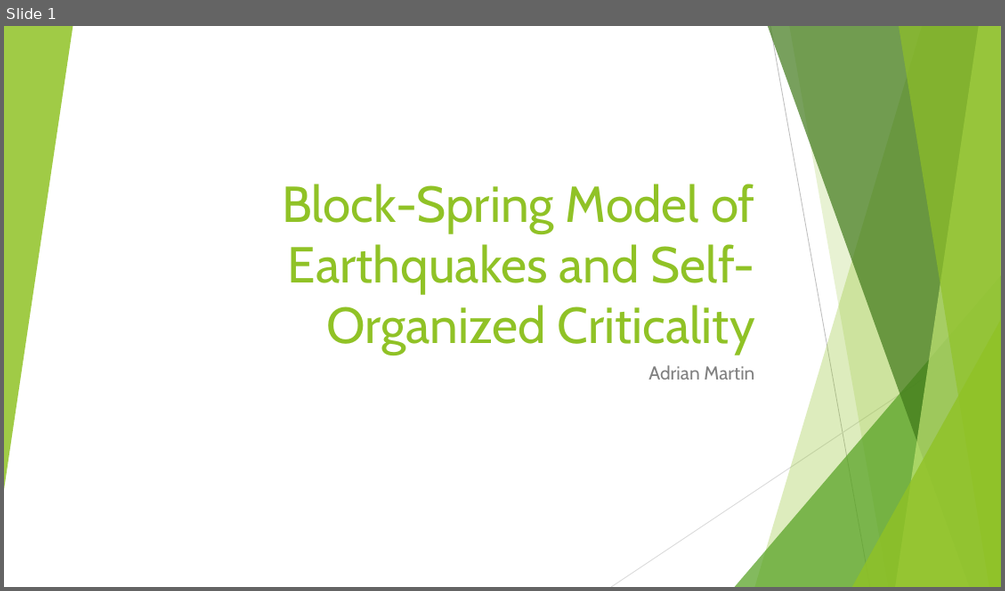
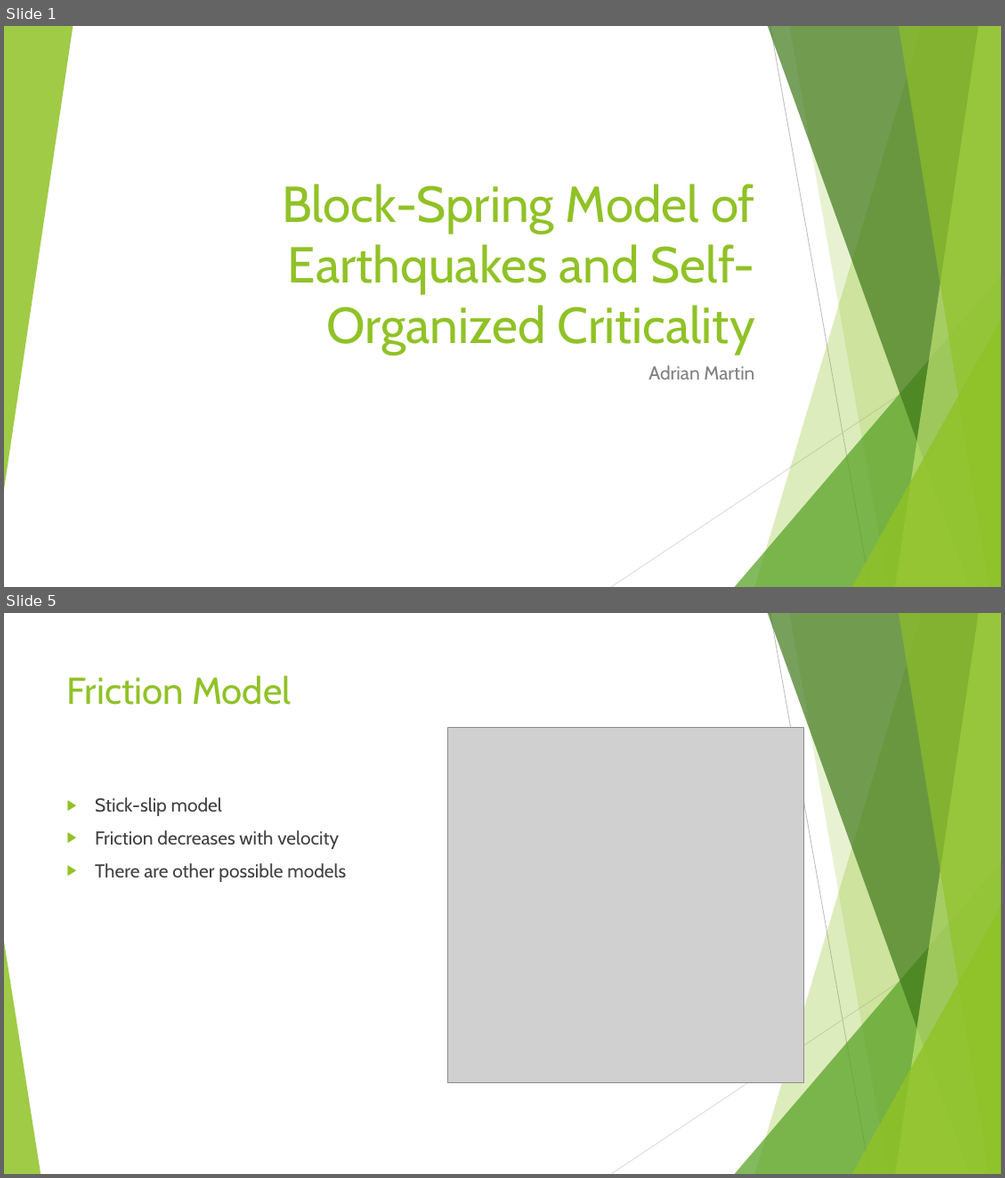
Before and after one commit to aMartin6/Final_Project, a slide deck: Earthquake Presentation.pptx. Shown one above the other, each under a label of ours: slide 1 before the commit, slides 1 and 5 after it; the slides between them are not shown. The pictures are 1005x591 and 1005x1178 pixels, drawn with LibreOffice and Linux fonts; fonts in the diff are those of the drawing; grey boxes stand for pictures. Boxes give left, top, right and bottom in pixels: in the first picture for what was removed or moved away, otherwise in the second. Text is boxed around its words. In the diff, an @@ line names an element or a change of style, - is before the commit and + after.

```diff
--- a/Earthquake Presentation.pptx
+++ b/Earthquake Presentation.pptx
@@ slide 5 added at (x1=4, y1=613, x2=1001, y2=1174), background #FFFFFF; not listed: 9 template elements that a slide beside it also shows @@
@@ title added at (x1=67, y1=675, x2=291, y2=705), 36 pt, text #90C226 @@
+Friction Model
@@ picture added at (x1=447, y1=728, x2=804, y2=1083) @@
@@ text added at (x1=95, y1=797, x2=346, y2=882), 18 pt, text #404040 @@
+▶ Stick-slip model
+▶ Friction decreases with velocity
+▶ There are other possible models
@@ triangle added at (x1=4, y1=941, x2=40, y2=1174), fill #90C226 at 85% opacity @@
```
Also in this commit, not shown: 4 slides changed, 6 other slides added, 4 slides removed, 1 other file.
